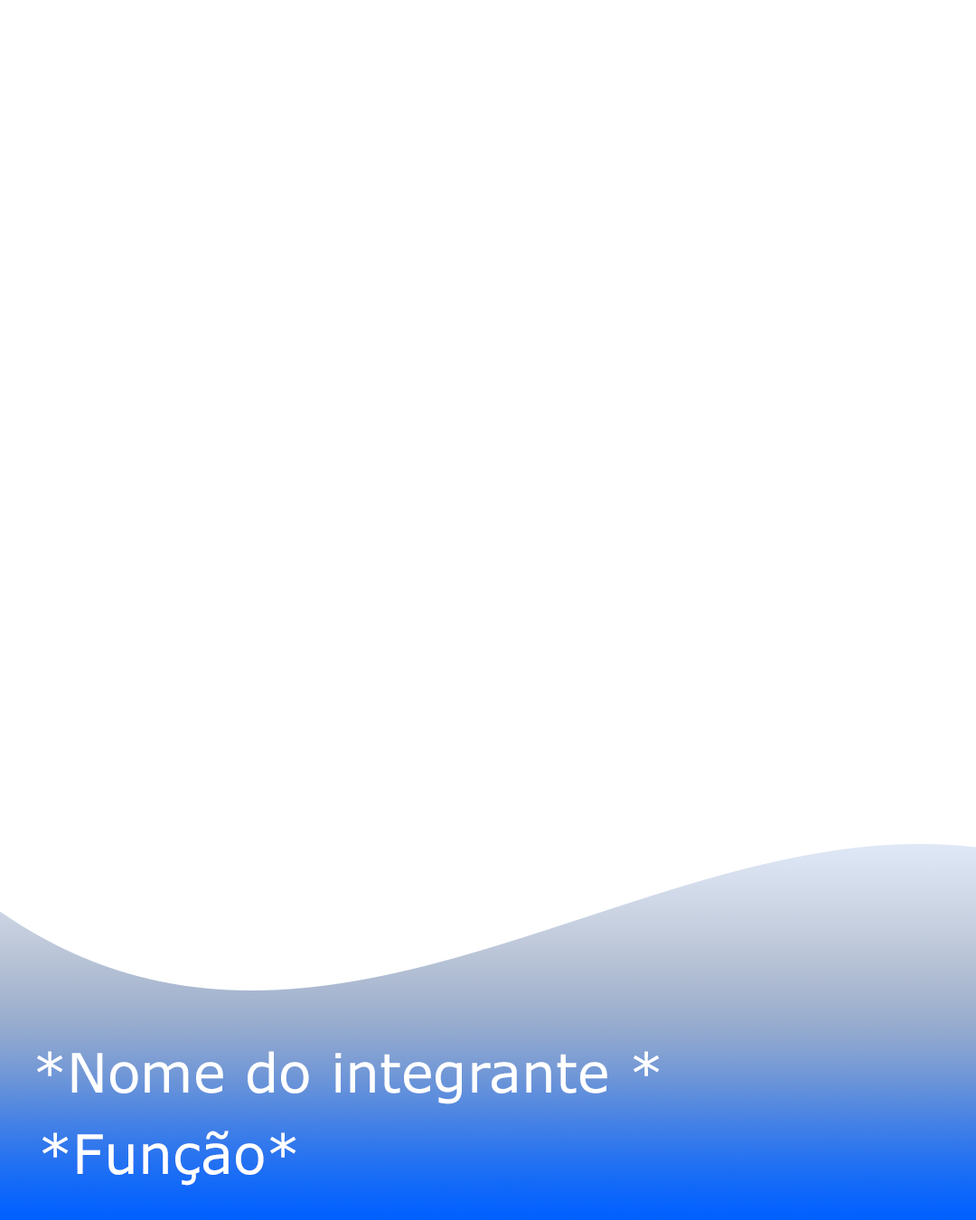
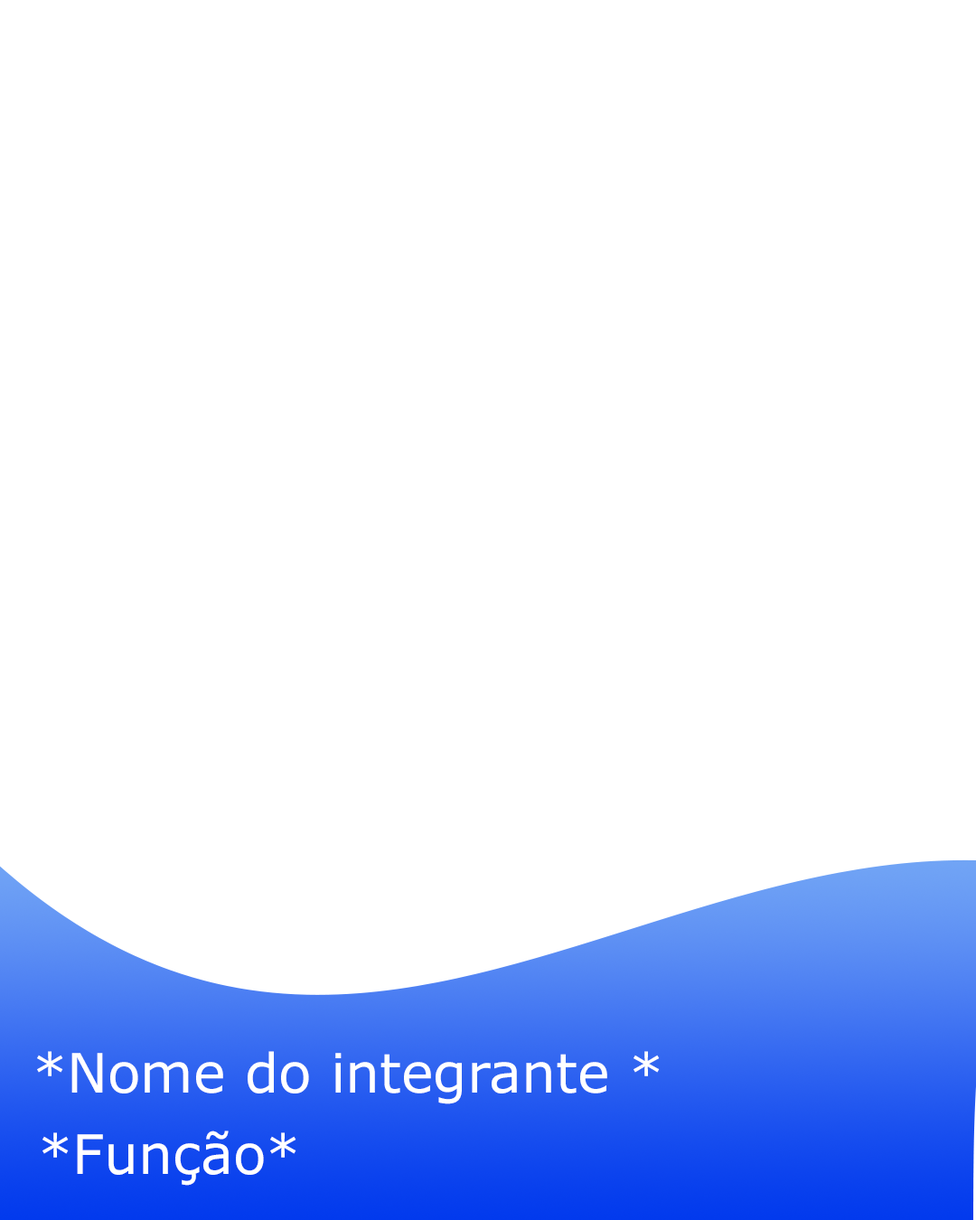
Layered file, before and after one edit (976x1220). Changes by layer:
painted on "Retângulo 1" over [0, 843, 976, 1220]
